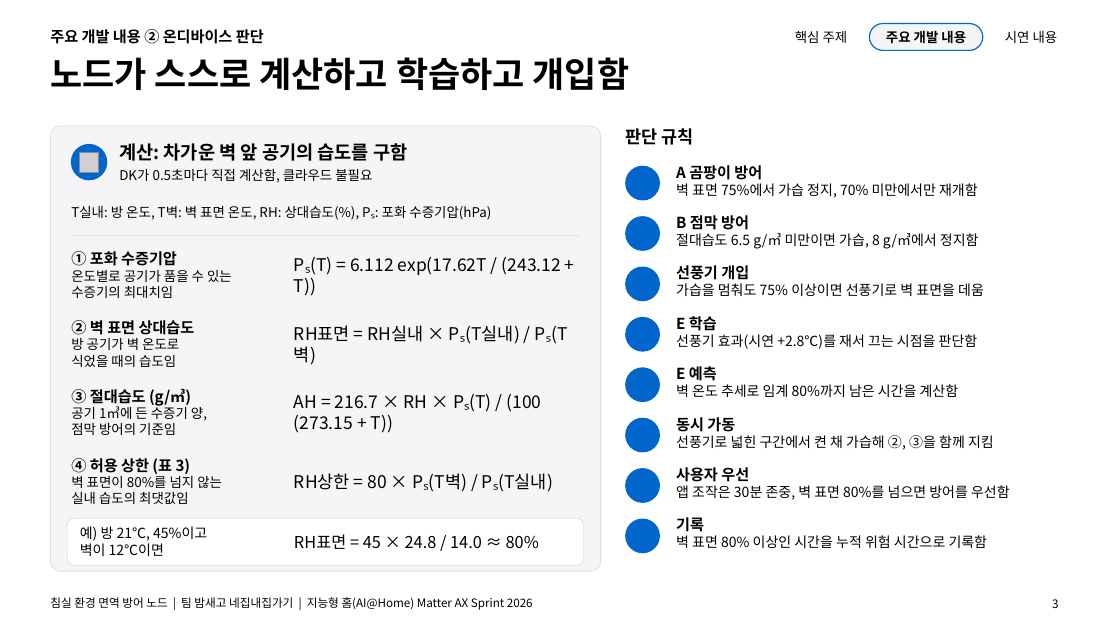
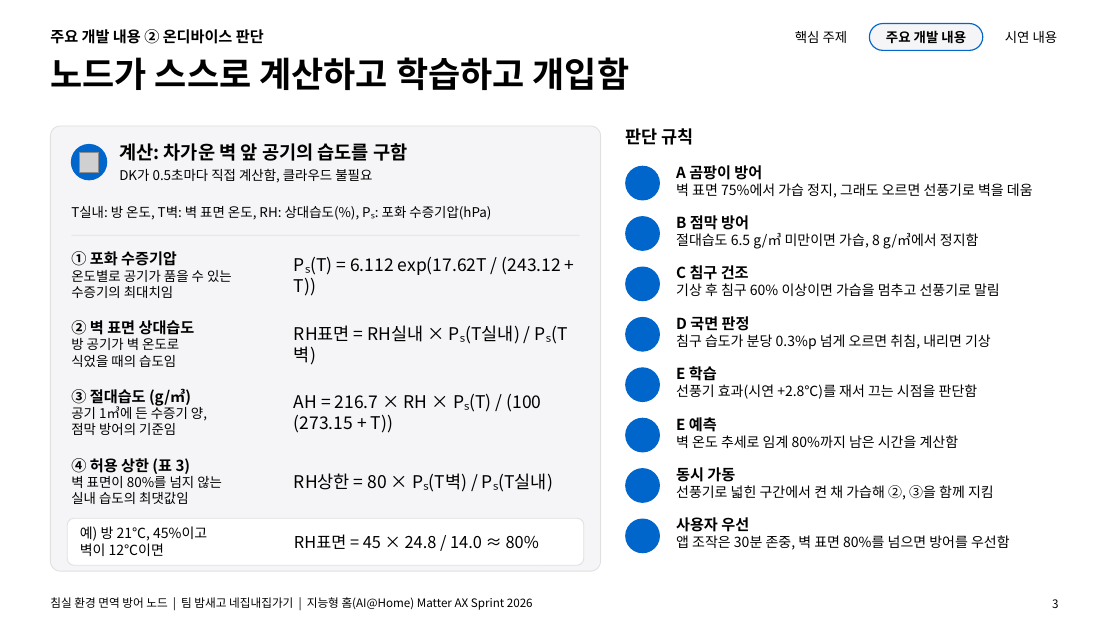
Before and after one commit to 55wind/matter-iot, a slide deck: slide 3 of docs/발표자료_침실노드.pptx. Drawn at 1120x630 pixels with LibreOffice and Linux fonts; fonts in the diff are those of the drawing; grey boxes stand for pictures; background and template pictures are left out. Boxes give left, top, right and bottom in pixels: in the first picture for what was removed or moved away, otherwise in the second. Text is boxed around its words. In the diff, an @@ line names an element or a change of style, - is before the commit and + after.

```diff
--- a/docs/발표자료_침실노드.pptx
+++ b/docs/발표자료_침실노드.pptx
@@ text at (x1=676, y1=183, x2=1033, y2=198): text changed @@
-벽 표면 75%에서 가습 정지, 70% 미만에서만 재개함
+벽 표면 75%에서 가습 정지, 그래도 오르면 선풍기로 벽을 데움
@@ text at (x1=676, y1=265, x2=1000, y2=296): text changed @@
-선풍기 개입
-가습을 멈춰도 75% 이상이면 선풍기로 벽 표면을 데움
+C 침구 건조
+기상 후 침구 60% 이상이면 가습을 멈추고 선풍기로 말림
@@ text added at (x1=676, y1=316, x2=991, y2=349), 12 pt, text #000000 @@
+D 국면 판정
+침구 습도가 분당 0.3%p 넘게 오르면 취침, 내리면 기상
@@ 4 texts moved together from (x1=676, y1=316, x2=1010, y2=500) to (x1=676, y1=366, x2=1010, y2=550) @@
@@ text removed at (x1=676, y1=517, x2=988, y2=548) @@
-기록
-벽 표면 80% 이상인 시간을 누적 위험 시간으로 기록함
```
Also in this commit, not shown: 3 other slides changed, 8 other files.
